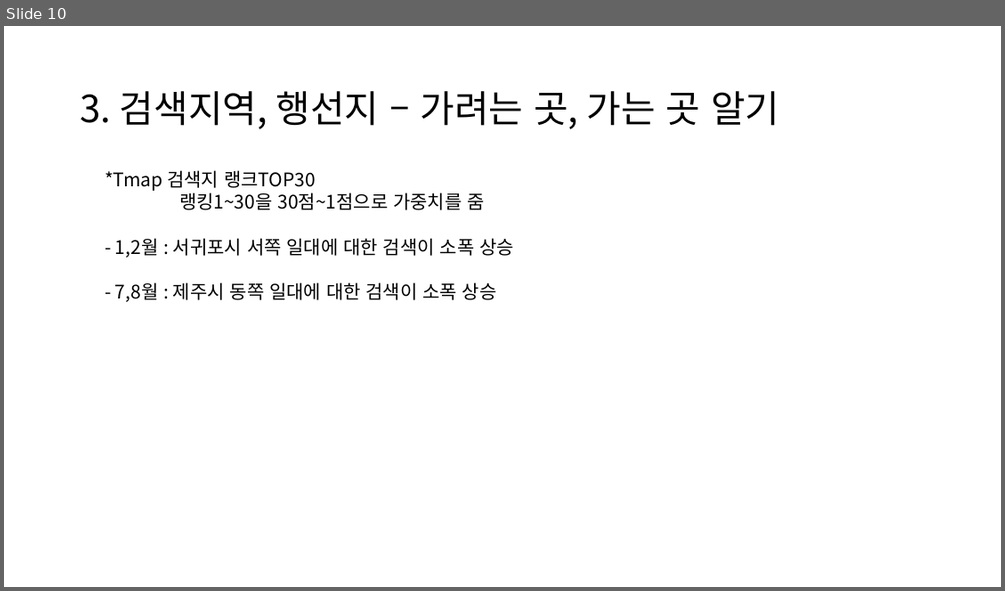
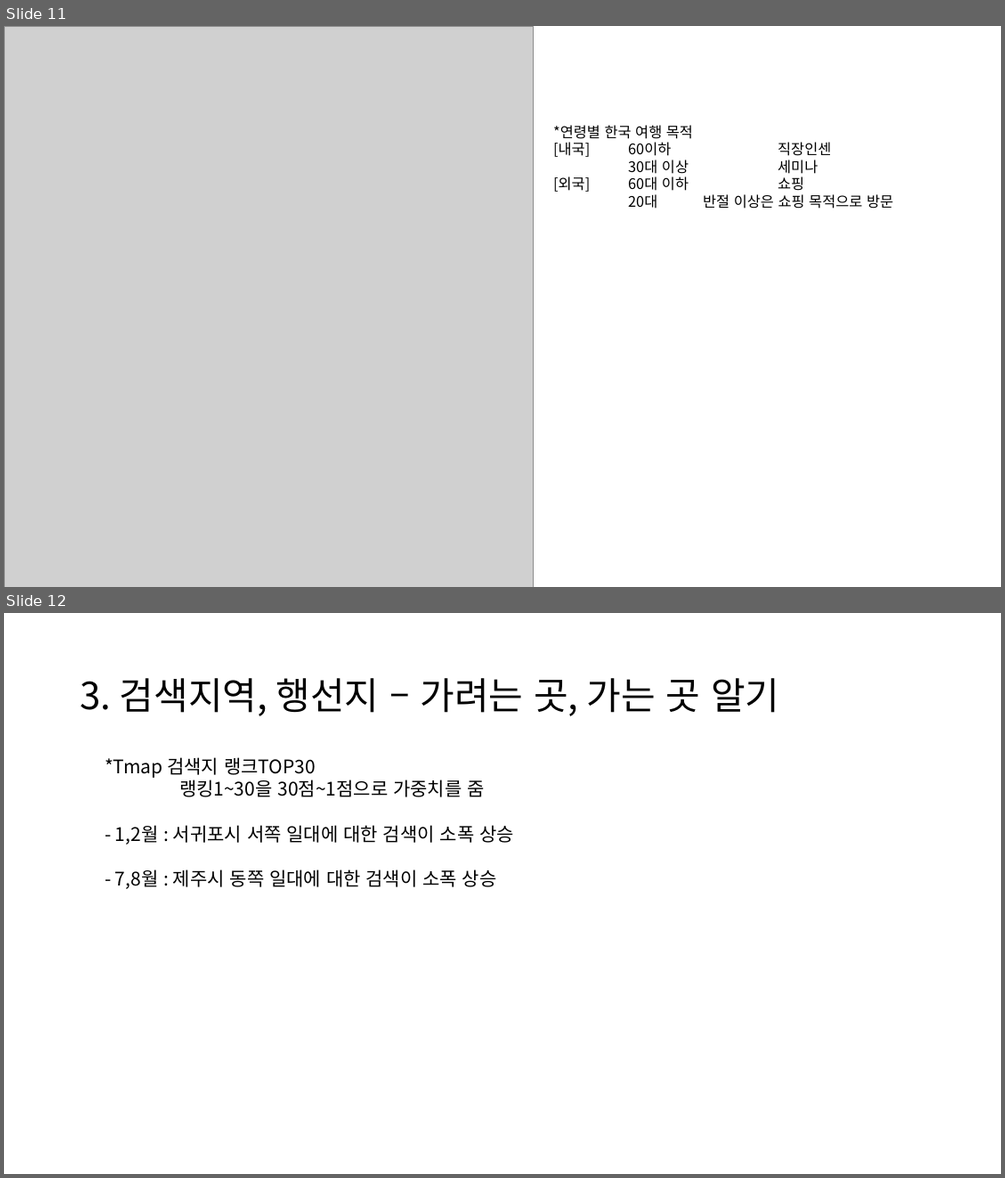
Before and after one commit to so-jeong0127/6-project, a slide deck: data/r 그래프.pptx. Shown one above the other, each under a label of ours: slide 10 before the commit, slides 11 and 12 after it. The pictures are 1005x591 and 1005x1178 pixels, drawn with LibreOffice and Linux fonts; fonts in the diff are those of the drawing; grey boxes stand for pictures. Boxes give left, top, right and bottom in pixels: in the first picture for what was removed or moved away, otherwise in the second. Text is boxed around its words. In the diff, an @@ line names an element or a change of style, - is before the commit and + after.

```diff
--- a/data/r 그래프.pptx
+++ b/data/r 그래프.pptx
@@ slide 11 added at (4, 26, 1001, 587), background #FFFFFF @@
@@ picture added at (4, 26, 533, 587) @@
@@ text added at (553, 125, 893, 208), 14 pt, text #000000 @@
+*연령별 한국 여행 목적
+[내국] 60이하 직장인센
+30대 이상 세미나
+[외국] 60대 이하 쇼핑
+20대 반절 이상은 쇼핑 목적으로 방문
@@ what was slide 10 is now slide 12 @@
```
Also in this commit, not shown: 2 slides changed, 1 other slide added, 15 other files.
